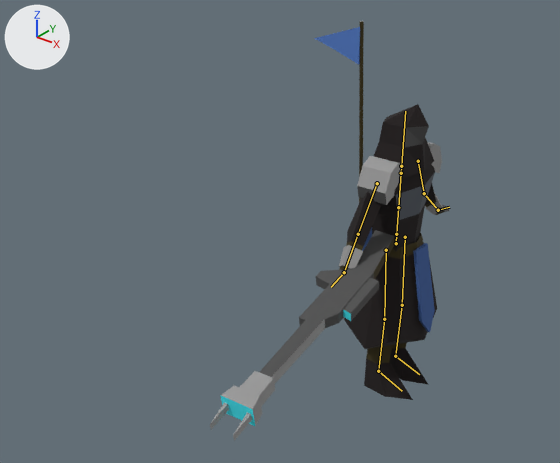
The Blender file art/models/units/fedaykin.fremen.blend: old version first, new version second.
Both versions are drawn from a 50 mm lens placed at (0.894, -1.601, 1.335), pointed at (-0.175, -0.265, 0.506). The lights are fixed; the arrows at upper left show +X, +Y and +Z. The picture after the commit comes second. The bones that bend it are drawn over the model as lines.

Objects in the first picture: 'armor1', 'armor2', 'body', 'weapons0', 'weapons1', 'weapons2'.
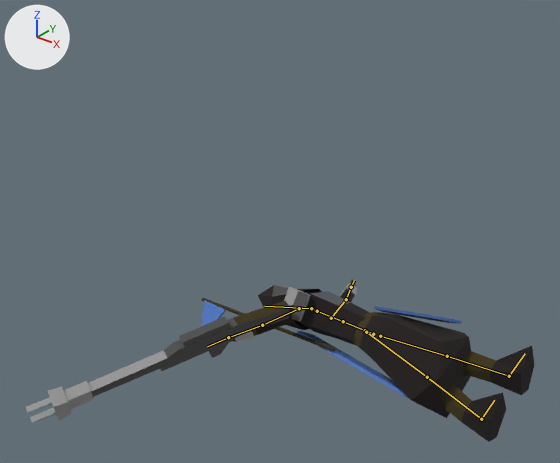
The newer file adds an action. The first version stands in its rest pose; the second is drawn at frame 20 of the action 'die'.

The change in detail:
Bone 'hips' (bone_hips) moves from (0.0, 0.0, 0.0) to (-0.05, -0.3, 0.0).
Bone 'hips' (bone_hips) turns from (0, 0, 0) to (0, 34, 90) degrees about its own x, y and z.
Bone 'head' (bone_head) turns from (0, 0, 0) to (26, -4, 18) degrees about its own x, y and z.
Bone 'upper_arm.L' (bone_upper_arm_l) turns from (0, 0, 0) to (63, 23, -36) degrees about its own x, y and z.
Bone 'forearm.L' (bone_forearm_l) turns from (0, 0, 0) to (-6, 0, 9) degrees about its own x, y and z.
Bone 'hand.L' (bone_hand_l) turns from (0, 0, 0) to (-34, 0, 1) degrees about its own x, y and z.
Bone 'upper_arm.R' (bone_upper_arm_r) turns from (0, 0, 0) to (-54, 24, 45) degrees about its own x, y and z.
Bone 'forearm.R' (bone_forearm_r) turns from (0, 0, 0) to (3, 0, 17) degrees about its own x, y and z.
Bone 'hand.R' (bone_hand_r) turns from (0, 0, 0) to (21, -6, 29) degrees about its own x, y and z.
Bone 'thigh.L' (bone_thigh_l) turns from (0, 0, 0) to (0, 0, -3) degrees about its own x, y and z.
Bone 'shin.L' (bone_shin_l) turns from (0, 0, 0) to (0, 0, -3) degrees about its own x, y and z.
Bone 'foot.L' (bone_foot_l) turns from (0, 0, 0) to (-16, -4, -24) degrees about its own x, y and z.
Bone 'thigh.R' (bone_thigh_r) turns from (0, 0, 0) to (6, -1, 16) degrees about its own x, y and z.
Bone 'shin.R' (bone_shin_r) turns from (0, 0, 0) to (1, 0, -3) degrees about its own x, y and z.
Bone 'foot.R' (bone_foot_r) turns from (0, 0, 0) to (-2, -1, -40) degrees about its own x, y and z.

Location of each change, [x1, y1, x2, y2] in pixels of the pictures (560 x 463 px):
'body', posed (177% wider, 45% shorter): before [339, 104, 449, 400]; after [228, 279, 534, 442]
'weapons0', posed (46% wider, 39% shorter): before [239, 230, 394, 407]; after [63, 301, 290, 409]
'armor1', posed (17% wider, 52% shorter): before [339, 142, 444, 269]; after [234, 282, 357, 342]
'armor2', posed: before [314, 21, 364, 203]; after [201, 298, 335, 352]
'weapons2', posed (21% wider, 35% shorter): before [210, 277, 379, 441]; after [26, 317, 230, 423]
'weapons1', posed (42% narrower, 16% shorter): before [220, 385, 262, 427]; after [48, 386, 72, 421]
bone 'hips', root to tip: before (396, 243) to (396, 234); after (373, 334) to (365, 330)
bone 'head', root to tip: before (401, 166) to (405, 111); after (311, 308) to (264, 306)
bone 'upper_arm.L', root to tip: before (418, 161) to (424, 193); after (331, 318) to (346, 299)
bone 'forearm.L', root to tip: before (424, 193) to (438, 210); after (346, 299) to (351, 287)
bone 'hand.L', root to tip: before (438, 210) to (449, 207); after (351, 287) to (354, 280)
bone 'upper_arm.R', root to tip: before (377, 183) to (358, 234); after (299, 308) to (262, 325)
bone 'forearm.R', root to tip: before (358, 234) to (344, 272); after (262, 325) to (228, 337)
bone 'hand.R', root to tip: before (344, 272) to (331, 287); after (228, 337) to (207, 346)
bone 'thigh.L', root to tip: before (405, 237) to (402, 305); after (380, 336) to (447, 356)
bone 'shin.L', root to tip: before (402, 305) to (395, 356); after (447, 356) to (509, 376)
bone 'foot.L', root to tip: before (395, 356) to (419, 374); after (509, 376) to (525, 353)
bone 'thigh.R', root to tip: before (386, 250) to (384, 319); after (366, 332) to (427, 377)
bone 'shin.R', root to tip: before (384, 319) to (378, 371); after (427, 377) to (481, 419)
bone 'foot.R', root to tip: before (378, 371) to (402, 391); after (481, 419) to (494, 400)
